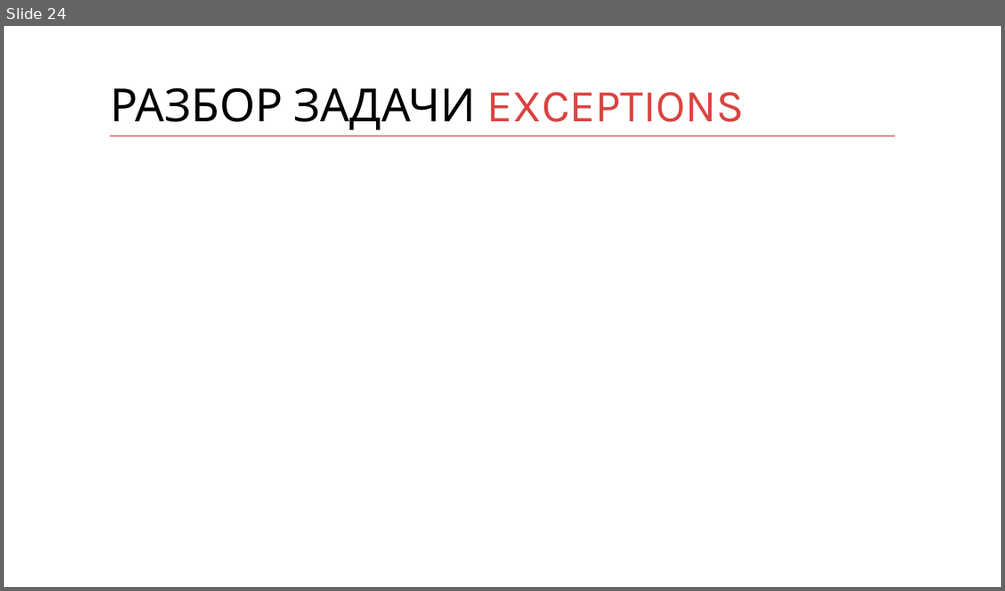
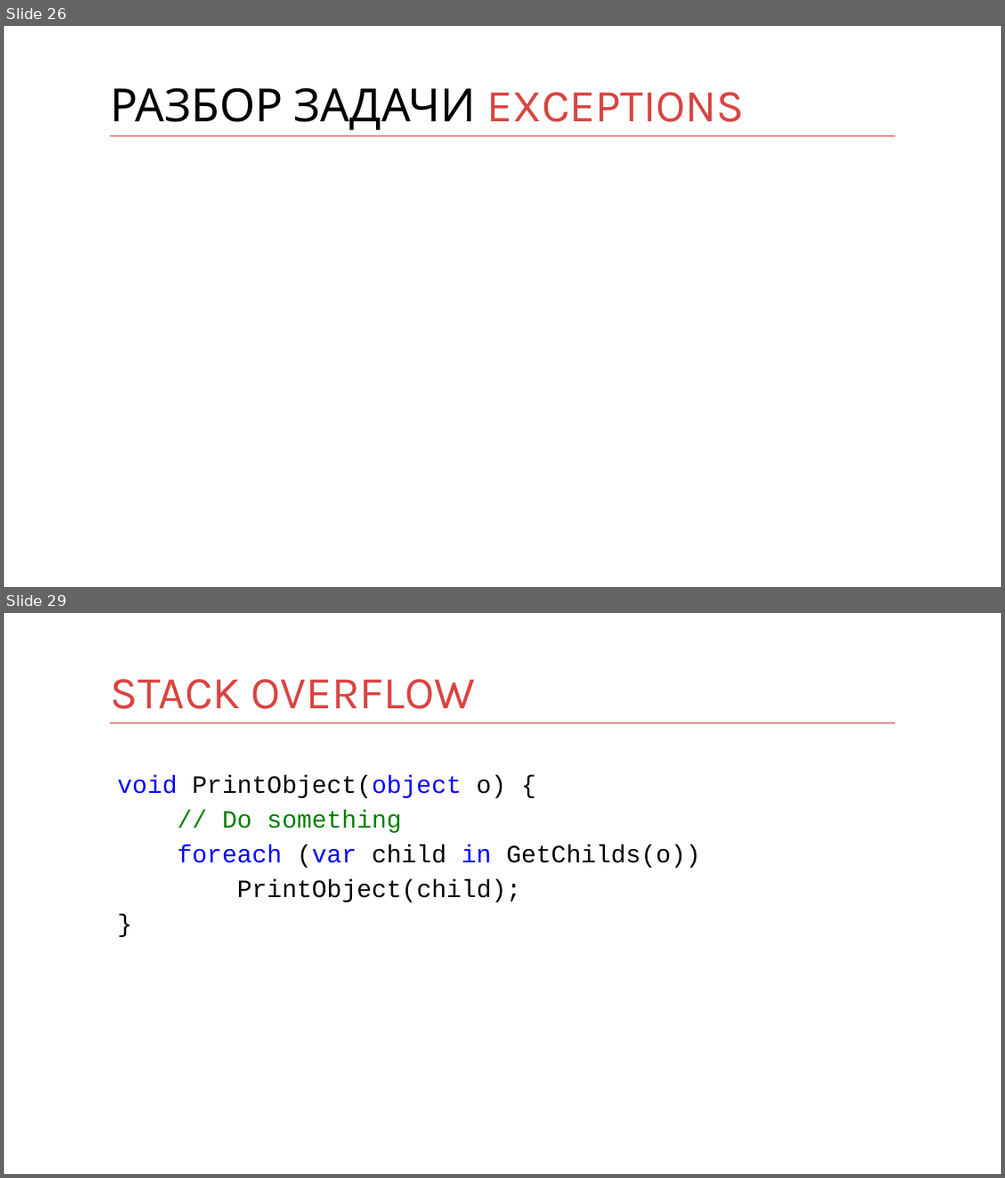
Before and after one commit to kontur-courses/exceptions, a slide deck: exceptions.pptx. Shown one above the other, each under a label of ours: slide 24 before the commit, slides 26 and 29 after it; the slides between them are not shown. The pictures are 1005x591 and 1005x1178 pixels, drawn with LibreOffice and Linux fonts; fonts in the diff are those of the drawing. Boxes give left, top, right and bottom in pixels: in the first picture for what was removed or moved away, otherwise in the second. Text is boxed around its words. In the diff, an @@ line names an element or a change of style, - is before the commit and + after.

```diff
--- a/exceptions.pptx
+++ b/exceptions.pptx
@@ slide 29 added at <box>4,613,1001,1174</box>, background #FFFFFF; not listed: 1 template element that a slide beside it also shows @@
@@ title added at <box>110,679,476,709</box>, 44 pt, text #D94440 @@
+STACK OVERFLOW
@@ text added at <box>117,775,700,902</box>, 24 pt, text #000000 @@
+void PrintObject(object o) {
+// Do something
+foreach (var child in GetChilds(o))
+PrintObject(child);
+}
@@ what was slide 24 is now slide 26 @@
```
Also in this commit, not shown: 3 slides changed, 17 other slides added.
